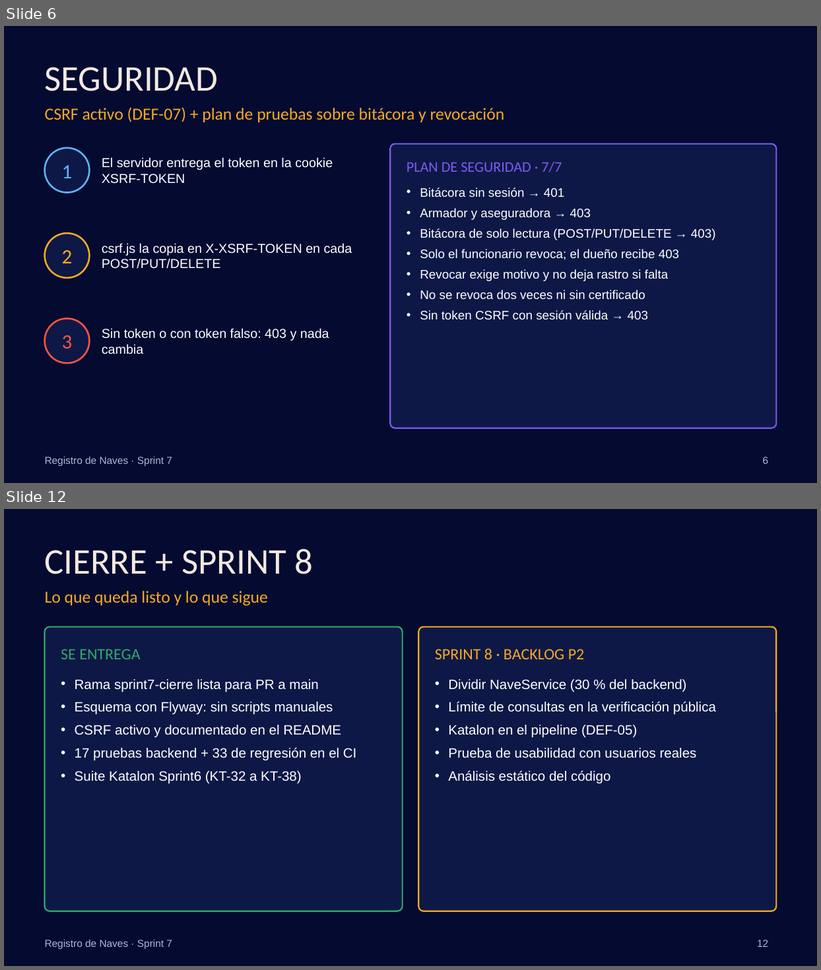
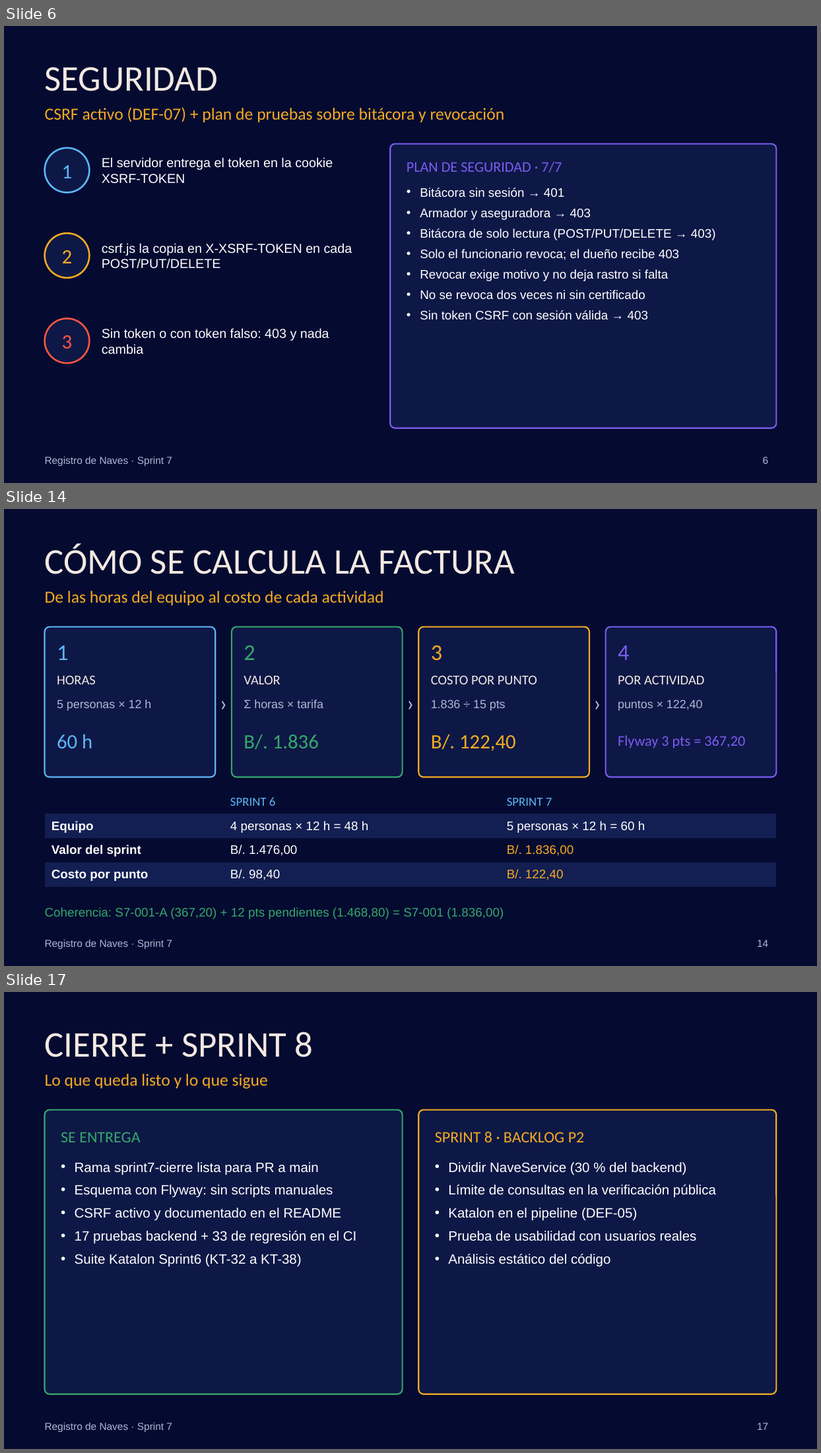
Before and after one commit to torres-martin/registro-maritimo-digital, a slide deck: docs/Sprint7-RegistroNaves.pptx. Shown one above the other, each under a label of ours: slides 6 and 12 before the commit, slides 6, 14 and 17 after it; the slides between them are not shown. The pictures are 821x970 and 821x1453 pixels, drawn with LibreOffice and Linux fonts; fonts in the diff are those of the drawing; background and template pictures are left out. Boxes give left, top, right and bottom in pixels: in the first picture for what was removed or moved away, otherwise in the second. Text is boxed around its words. In the diff, an @@ line names an element or a change of style, - is before the commit and + after.

```diff
--- a/docs/Sprint7-RegistroNaves.pptx
+++ b/docs/Sprint7-RegistroNaves.pptx
@@ slide 14 added at <box>4,509,817,966</box>, background #050A30; not listed: 1 template element that a slide beside it also shows @@
@@ title added at <box>45,544,515,574</box>, 32 pt, text #F2E9E1 @@
+CÓMO SE CALCULA LA FACTURA
@@ text added at <box>45,591,384,605</box>, 15 pt, text #F4AB22 @@
+De las horas del equipo al costo de cada actividad
@@ rounded rectangle added at <box>45,627,215,778</box>, fill #0E1846, outline #5CB6F9 1.25 pt @@
@@ text added at <box>215,627,232,778</box>, 20 pt, text #AEB8D6 @@
+›
@@ rounded rectangle added at <box>232,627,403,778</box>, fill #0E1846, outline #35A86B 1.25 pt @@
@@ text added at <box>403,627,418,778</box>, 20 pt, text #AEB8D6 @@
+›
@@ rounded rectangle added at <box>418,627,589,778</box>, fill #0E1846, outline #F4AB22 1.25 pt @@
@@ text added at <box>589,627,606,778</box>, 20 pt, text #AEB8D6 @@
+›
@@ rounded rectangle added at <box>606,627,776,778</box>, fill #0E1846, outline #7B5CF0 1.25 pt @@
@@ text added at <box>57,646,68,660</box>, 20 pt, text #5CB6F9 @@
+1
@@ text added at <box>244,646,255,660</box>, 20 pt, text #35A86B @@
+2
@@ text added at <box>431,645,442,661</box>, 20 pt, text #F4AB22 @@
+3
@@ text added at <box>618,646,629,660</box>, 20 pt, text #7B5CF0 @@
+4
@@ text added at <box>57,675,96,685</box>, 12 pt, text #F2E9E1 @@
+HORAS
@@ text added at <box>244,675,280,685</box>, 12 pt, text #F2E9E1 @@
+VALOR
@@ text added at <box>431,675,537,685</box>, 12 pt, text #F2E9E1 @@
+COSTO POR PUNTO
@@ text added at <box>618,675,705,685</box>, 12 pt, text #F2E9E1 @@
+POR ACTIVIDAD
@@ text added at <box>57,700,151,711</box>, 10.5 pt, text #AEB8D6 @@
+5 personas × 12 h
@@ text added at <box>244,700,323,708</box>, 10.5 pt, text #AEB8D6 @@
+Σ horas × tarifa
@@ text added at <box>431,700,506,711</box>, 10.5 pt, text #AEB8D6 @@
+1.836 ÷ 15 pts
@@ text added at <box>618,700,703,711</box>, 10.5 pt, text #AEB8D6 @@
+puntos × 122,40
@@ text added at <box>57,734,92,749</box>, 18 pt, text #5CB6F9 @@
+60 h
@@ text added at <box>244,734,319,750</box>, 18 pt, text #35A86B @@
+B/. 1.836
@@ text added at <box>431,734,516,751</box>, 18 pt, text #F4AB22 @@
+B/. 122,40
@@ text added at <box>618,735,745,749</box>, 13 pt, text #7B5CF0 @@
+Flyway 3 pts = 367,20
@@ table added at <box>45,789,776,884</box>, 4 rows, 3 columns @@
+ | SPRINT 6 | SPRINT 7
+Equipo | 4 personas × 12 h = 48 h | 5 personas × 12 h = 60 h
+Valor del sprint | B/. 1.476,00 | B/. 1.836,00
+Costo por punto | B/. 98,40 | B/. 122,40
@@ text added at <box>45,908,504,920</box>, 11 pt, text #35A86B @@
+Coherencia: S7-001-A (367,20) + 12 pts pendientes (1.468,80) = S7-001 (1.836,00)
@@ page number added at <box>757,940,768,947</box>, 9 pt, text #AEB8D6 @@
+14
@@ what was slide 12 is now slide 17 @@
@@ page number at <box>757,1423,768,1430</box>: text changed @@
-12
+17
```
Also in this commit, not shown: 6 slides changed, 4 other slides added, 3 other files.
